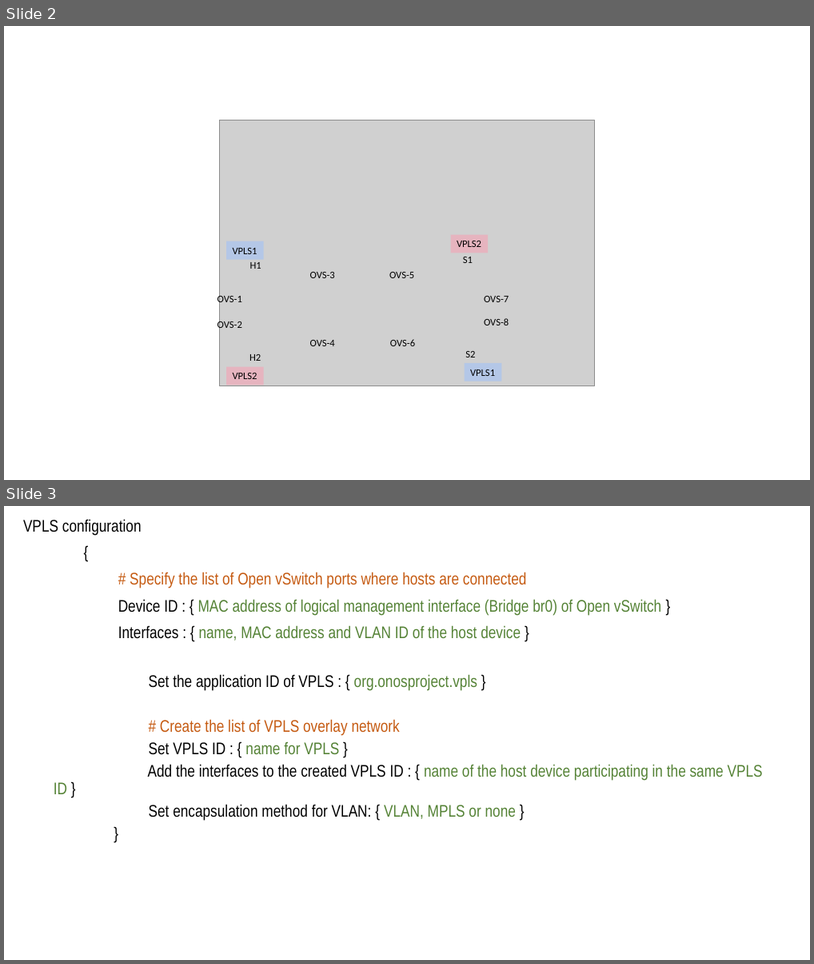
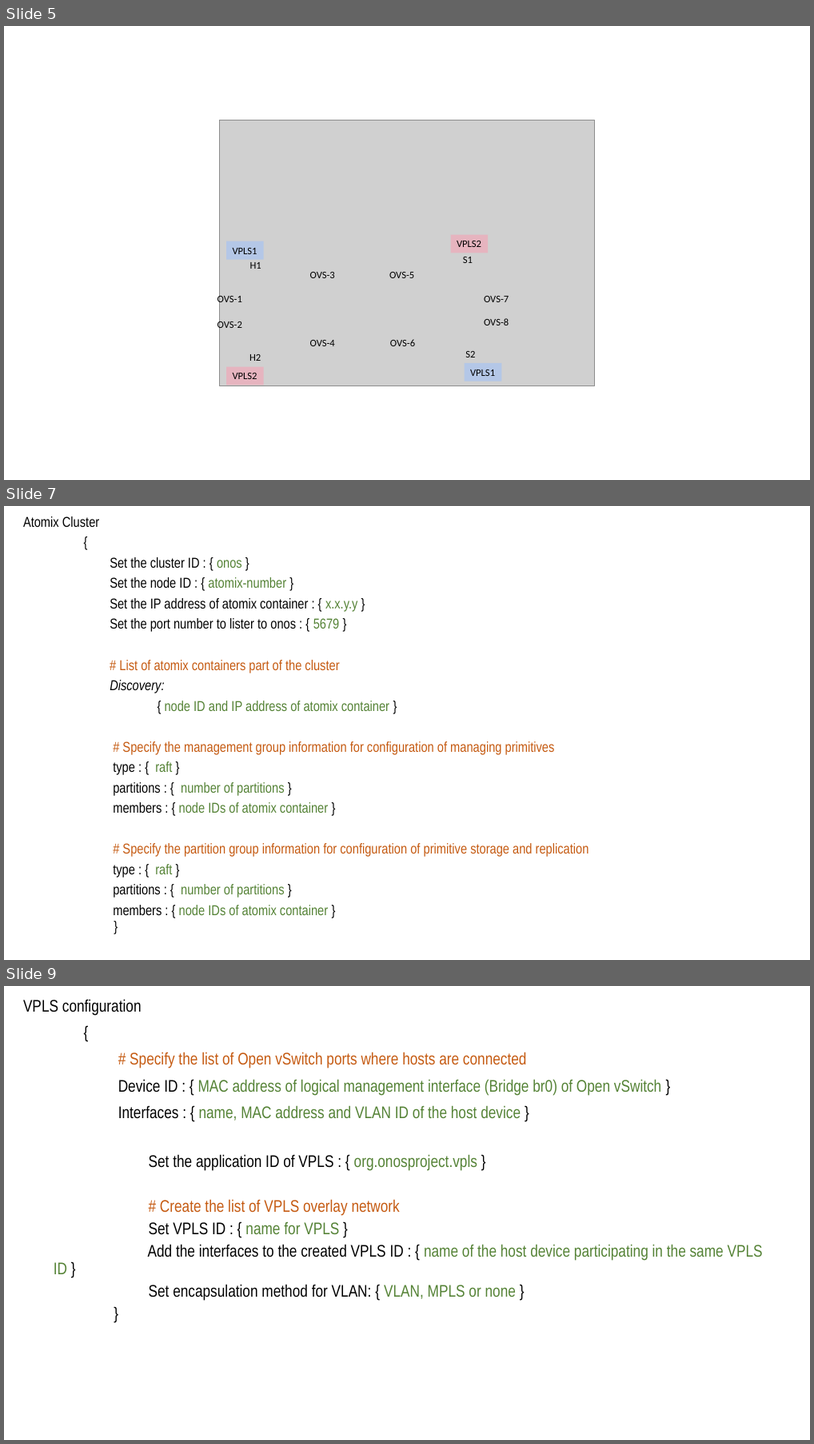
Before and after one commit to harshal-vaze/Software-Defined-Networking-with-ONOS, a slide deck: Content/Diagrams.pptx. Shown one above the other, each under a label of ours: slides 2 and 3 before the commit, slides 5, 7 and 9 after it; the slides between them are not shown. The pictures are 814x964 and 814x1444 pixels, drawn with LibreOffice and Linux fonts; fonts in the diff are those of the drawing; grey boxes stand for pictures. Boxes give left, top, right and bottom in pixels: in the first picture for what was removed or moved away, otherwise in the second. Text is boxed around its words. In the diff, an @@ line names an element or a change of style, - is before the commit and + after.

```diff
--- a/Content/Diagrams.pptx
+++ b/Content/Diagrams.pptx
@@ slide 7 added at (4, 506, 810, 960), background #FFFFFF @@
@@ text added at (23, 516, 590, 915), 17 pt, text #C55A11 @@
+Atomix Cluster
+{
+Set the cluster ID : { onos }
+Set the node ID : { atomix-number }
+Set the IP address of atomix container : { x.x.y.y }
+Set the port number to lister to onos : { 5679 }
+# List of atomix containers part of the cluster
+Discovery:
+{ node ID and IP address of atomix container }
+# Specify the management group information for configuration of managing primitives
+type : { raft }
+partitions : { number of partitions }
+members : { node IDs of atomix container }
+# Specify the partition group information for configuration of primitive storage and replication
+type : { raft }
+partitions : { number of partitions }
+members : { node IDs of atomix container }
+  }
@@ what was slide 2 is now slide 5 @@
@@ what was slide 3 is now slide 9 @@
```
Also in this commit, not shown: 2 slides changed, 10 other slides added, 1 slide removed, 7 other files.
